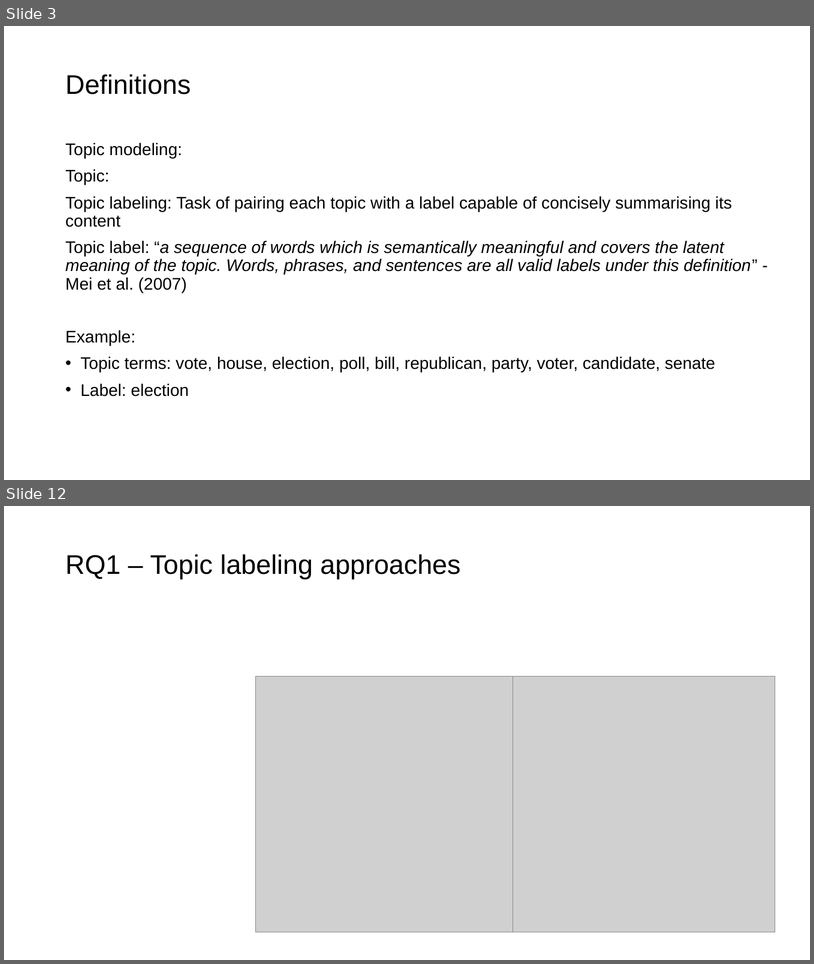
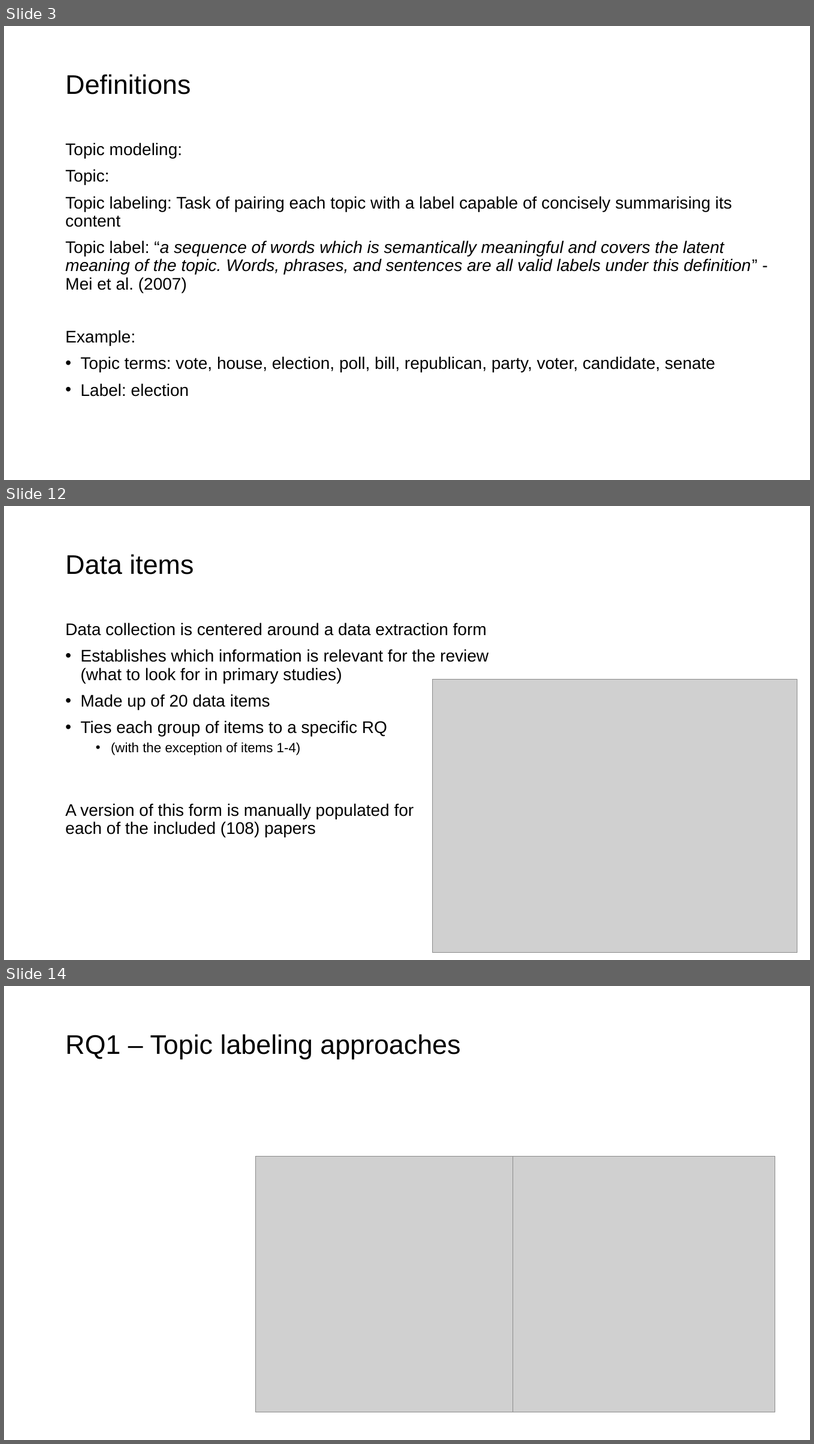
Before and after one commit to iberius96/Msc_Thesis, a slide deck: Backups/Presentation_Samuele_Ceol.pptx. Shown one above the other, each under a label of ours: slides 3 and 12 before the commit, slides 3, 12 and 14 after it; the slides between them are not shown. The pictures are 814x964 and 814x1444 pixels, drawn with LibreOffice and Linux fonts; fonts in the diff are those of the drawing; grey boxes stand for pictures. Boxes give left, top, right and bottom in pixels: in the first picture for what was removed or moved away, otherwise in the second. Text is boxed around its words. In the diff, an @@ line names an element or a change of style, - is before the commit and + after.

```diff
--- a/Backups/Presentation_Samuele_Ceol.pptx
+++ b/Backups/Presentation_Samuele_Ceol.pptx
@@ slide 12 added at bbox=[4, 506, 810, 960], background #FFFFFF @@
@@ title added at bbox=[65, 554, 194, 574], 32 pt, text #000000 @@
+Data items
@@ text added at bbox=[65, 622, 489, 837], 20 pt, text #000000 @@
+Data collection is centered around a data extraction form
+• Establishes which information is relevant for the review
+  (what to look for in primary studies)
+• Made up of 20 data items
+• Ties each group of items to a specific RQ
+  • (with the exception of items 1-4)
+A version of this form is manually populated for
+each of the included (108) papers
@@ picture added at bbox=[433, 679, 798, 952] @@
@@ what was slide 12 is now slide 14 @@
```
Also in this commit, not shown: 8 slides changed, 7 other slides added, 2 slides removed, 1 other file.
